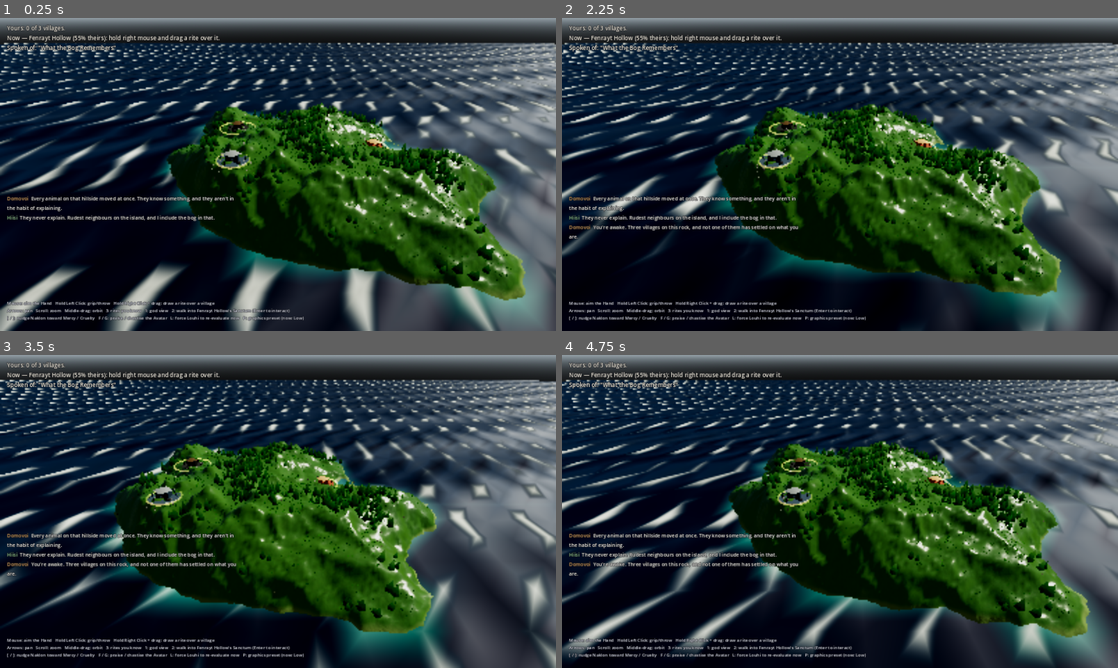
Above: before the commit, frames 1-4 (two rows, left to right).
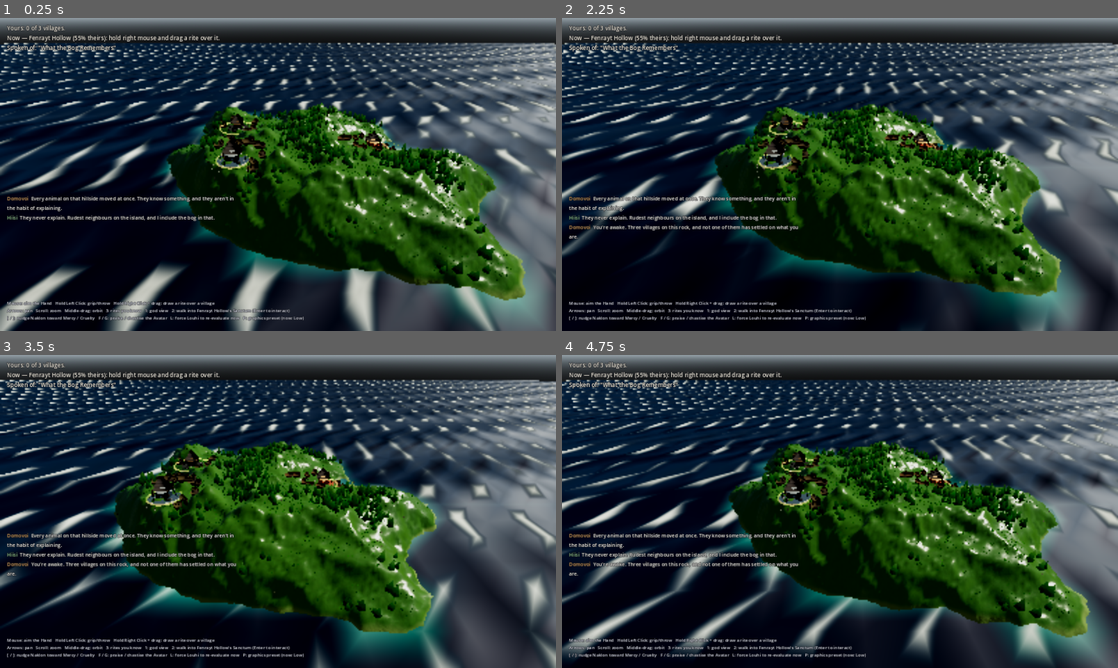
Above: after the commit, the same moments.

Repository: VolkMicro/BW
Game: Godot game, scene res://world/god_view.tscn
The game is run twice, just before and just after one commit, with the same random seed, the same clock (stepped at 60 frames per second) and the same inputs.
Inputs (mouse positions are in pixels of both pictures, inside the frame that each line leads up to):
- Up to frame 1 (0.25 s): no input
- Up to frame 2 (2.25 s): tap Enter (ui_accept) at 0.5 s; drag from (684, 246) to (895, 105) at 0.52 s; drag from (728, 190) to (812, 237) at 1.27 s; move the mouse to (895, 105) at 2.02 s; hold Right (ui_right) from 2.03 s (still down); right-click (895, 105) at 2.1 s
- Up to frame 3 (3.5 s): release Right (ui_right) at 2.75 s; drag from (250, 574) to (111, 464) at 2.77 s
- Up to frame 4 (4.75 s): move the mouse to (1006, 558) at 3.52 s; hold Left (ui_left) 3.53-4.25 s; tap K at 3.6 s; tap Enter (ui_accept) at 3.77, 4.07 s; drag from (673, 464) to (756, 433) at 4.27 s

The runs differ from the first frame. In frame 1, 0.9% of the frame differs, in the area x 38-72%, y 30-50%; in frame 2, 0.9%; in frame 3, 0.9%, in the area x 27-63%, y 30-50%; in frame 4, 0.9%.

Commit message:
Houses, and a temple that looks like one
Two things a player said after looking at the island: "I don't understand what
these Sanctums are" and "I didn't see any houses". Both fair, and both
legibility rather than content — the systems underneath (village hp, faith,
offering, prayer) were already real, they just could not be read.

world/village/village_architecture.gd builds two things procedurally, in a
northern timber register: steep pitched roofs, tiered gables, heavy corner
posts, carved beam-ends. That silhouette is the point — a god looking down has
to tell a temple from a dwelling in one glance, without a label.

It is architecture, not iconography. The audit forbids real sacred symbols and
none are used: no cross, no runic inventory, nothing from a living practice.
Steep roofs and posts are structural answers to snow and timber, used by many
northern traditions and owned by none. The ridge prows are deliberately
abstract — a tapered curled beam-end, not a recognisable creature.

The temple is a SUPERSTRUCTURE over the existing Sanctum, not a replacement.
sanctum.tscn already carries the walkable hollow shell, its collision, the
doorway, the altar and its offering trigger, and the scorch/glow materials
sanctum.gd drives from village hp and faith. Rebuilding all that to change a
silhouette would be daft. The tiers, posts and prows sit over the box; the box
stays walkable, collidable and tintable, and because the roof is parented to
Exterior it inherits the collapse tween when a village dies — the temple falls
with the building, for free.

Houses are one MultiMeshInstance3D for every dwelling on the island. Variety
comes from per-instance yaw, scale and culture tint rather than from separate
meshes, which is what keeps it to a single draw call. Sites are tested the same
way village sites are, at building scale: above the surf and level enough
underfoot. The culture tint is lifted 72% toward white before use — the
authored primaries are near-black (Fenrayt's is 0.106, 0.114, 0.098) and
multiplied into already-dark timber they turned every house into a smudge.

Co-Authored-By: Claude Opus 5 <noreply@anthropic.com>

Diff:
--- a/world/god_view.gd
+++ b/world/god_view.gd
@@ -354,6 +354,12 @@
 	var crowd := get_node_or_null(^"VillagerCrowd") as VillagerCrowd
 	if crowd:
 		crowd.populate()
+	# Same ordering reason: houses need the villages' final positions, and the
+	# temple superstructure needs every Sanctum to have finished its own
+	# _ready() (it has, children run first).
+	var buildings := get_node_or_null(^"VillageBuildings") as VillageBuildings
+	if buildings:
+		buildings.build()
 
 
 ## Minimum height a village will settle at — above the surf, not on a beach
--- a/world/god_view.tscn
+++ b/world/god_view.tscn
@@ -23,6 +23,7 @@
 [ext_resource type="Script" path="res://world/terrain/scatter/terrain_scatter.gd" id="21"]
 [ext_resource type="Script" path="res://world/terrain/waterways/river_network.gd" id="22"]
 [ext_resource type="Script" path="res://actors/villagers/villager_crowd.gd" id="23"]
+[ext_resource type="Script" path="res://world/village/village_buildings.gd" id="24"]
 
 [node name="GodView" type="Node3D"]
 script = ExtResource("2")
@@ -55,6 +56,10 @@
 script = ExtResource("21")
 terrain_path = NodePath("../Island")
 village_anchor_paths = [NodePath("../Villages/FenraytVillage"), NodePath("../Villages/SankilnVillage"), NodePath("../Villages/RaimbornVillage")]
+
+[node name="VillageBuildings" type="Node3D" parent="."]
+script = ExtResource("24")
+terrain_path = NodePath("../Island")
 
 [node name="VillagerCrowd" type="Node3D" parent="."]
 script = ExtResource("23")
--- /dev/null
+++ b/world/village/village_architecture.gd
@@ -0,0 +1,199 @@
+extends RefCounted
+class_name VillageArchitecture
+## Procedural buildings: the god's temple, and the houses people live in.
+##
+## ---------------------------------------------------------------------------
+## THE REGISTER, AND WHY THIS ONE
+## ---------------------------------------------------------------------------
+## Northern timber building: steep pitched roofs (snow slides off), tiered
+## gables, heavy corner posts, shingled slopes, carved prows at the ridge ends.
+## That silhouette is unmistakable at a distance, which is the whole job here —
+## a god looking down must be able to tell a temple from a dwelling in one
+## glance, without a label.
+##
+## This is ARCHITECTURE, not iconography. `docs/audit/respect_audit.md` forbids
+## using any real sacred symbol, and nothing here is one: no cross, no runic
+## inventory, no motif borrowed from a living practice. Steep roofs, posts and
+## carved beam-ends are structural answers to snow and timber, used by many
+## northern building traditions and owned by none of them. The prows are
+## deliberately abstract — a tapered, curled beam-end, not a recognisable
+## creature from anyone's mythology.
+##
+## ---------------------------------------------------------------------------
+## WHY THE TEMPLE IS BUILT AROUND THE EXISTING SANCTUM RATHER THAN REPLACING IT
+## ---------------------------------------------------------------------------
+## `world/sanctum/sanctum.tscn` already carries real gameplay: a hollow CSG
+## shell you can walk inside, its collision, the doorway, the altar and its
+## offering trigger, and the scorch/glow materials that `sanctum.gd` drives
+## from the village's hp and faith. Replacing that geometry would mean
+## reimplementing all of it.
+##
+## So the temple is a SUPERSTRUCTURE: a tall tiered roof, corner posts and
+## ridge carvings that sit over and around the existing box. The box becomes
+## the hall's lower wall, mostly hidden, still walkable, still collidable,
+## still tinted by its own script. The silhouette changes completely; nothing
+## that worked stops working.
+
+# Shared palette. Culture colour is multiplied in per instance by the caller,
+# so these are relative values — a dark stained timber, a lighter beam, a
+# weathered shingle — not final colours.
+const TIMBER_DARK := Color(0.20, 0.155, 0.115, 0.0)
+const TIMBER_LIGHT := Color(0.33, 0.26, 0.185, 0.0)
+const SHINGLE := Color(0.235, 0.215, 0.20, 0.0)
+const SHINGLE_LIT := Color(0.35, 0.325, 0.30, 0.0)
+const THATCH := Color(0.42, 0.35, 0.20, 0.0)
+
+# ---------------------------------------------------------------------------
+# Public builders
+# ---------------------------------------------------------------------------
+
+## The god's temple. Tall, tiered, meant to be read from the air.
+##
+## `width` is the footprint side. The existing Sanctum shell is 7 m, so the
+## default deliberately clears it.
+static func build_temple(width: float = 9.0) -> ArrayMesh:
+	var st := SurfaceTool.new()
+	st.begin(Mesh.PRIMITIVE_TRIANGLES)
+
+	var half := width * 0.5
+	# Three roof tiers of decreasing footprint. Tiering is what separates a
+	# temple from a big house: a house has one roof, a temple has a stack of
+	# them, and the stack reads as height from any angle.
+	var tiers := [
+		{"half": half, "base": 3.4, "rise": 2.6, "eave": 1.15},
+		{"half": half * 0.72, "base": 5.6, "rise": 2.3, "eave": 1.10},
+		{"half": half * 0.46, "base": 7.4, "rise": 2.6, "eave": 1.05},
+	]
+	for t in tiers:
+		_gabled_roof(st, t.half * t.eave, t.base, t.rise, SHINGLE, SHINGLE_LIT)
+
+	# Corner posts, running from the ground up past the first eave. These are
+	# what make it read as built rather than moulded.
+	var post_r := width * 0.045
+	for sx in [-1.0, 1.0]:
+		for sz in [-1.0, 1.0]:
+			_post(st, Vector3(sx * half * 0.92, 0.0, sz * half * 0.92), post_r, 4.2, TIMBER_DARK, TIMBER_LIGHT)
+
+	# Ridge prows: a tapered beam-end curling up at each end of the top ridge.
+	# Abstract on purpose — see the register note at the top of this file.
+	var top: Dictionary = tiers[2]
+	var ridge_y: float = top.base + top.rise
+	_prow(st, Vector3(0.0, ridge_y, top.half * top.eave), 1.0, TIMBER_LIGHT)
+	_prow(st, Vector3(0.0, ridge_y, -top.half * top.eave), -1.0, TIMBER_LIGHT)
+
+	st.generate_normals()
+	return st.commit()
+
+## A dwelling. One roof, low walls, a stubby chimney — small enough that ten of
+## them around a Sanctum read as a village rather than as a second temple.
+static func build_house(rng: RandomNumberGenerator) -> ArrayMesh:
+	var st := SurfaceTool.new()
+	st.begin(Mesh.PRIMITIVE_TRIANGLES)
+
+	var w: float = rng.randf_range(3.0, 4.2)
+	var l: float = w * rng.randf_range(1.3, 1.9)   # longhouses, not cubes
+	var wall_h: float = rng.randf_range(1.5, 2.0)
+	var rise: float = rng.randf_range(1.7, 2.4)
+
+	_box(st, Vector3(-w * 0.5, 0.0, -l * 0.5), Vector3(w * 0.5, wall_h, l * 0.5),
+		TIMBER_DARK, TIMBER_LIGHT)
+	_gabled_roof_rect(st, w * 0.5 * 1.18, l * 0.5 * 1.10, wall_h, rise, THATCH,
+		THATCH.lightened(0.14))
+
+	# Chimney, offset off the ridge so the row of houses does not look stamped.
+	var cx: float = rng.randf_range(-w * 0.22, w * 0.22)
+	var cz: float = rng.randf_range(-l * 0.25, l * 0.25)
+	_box(st, Vector3(cx - 0.16, wall_h, cz - 0.16), Vector3(cx + 0.16, wall_h + rise + 0.5, cz + 0.16),
+		Color(0.24, 0.22, 0.21, 0.0), Color(0.30, 0.28, 0.27, 0.0))
+
+	st.generate_normals()
+	return st.commit()
+
+# ---------------------------------------------------------------------------
+# Primitives
+# ---------------------------------------------------------------------------
+
+## A square gabled roof: two sloping faces meeting at a ridge, plus the two
+## triangular gable ends that close it.
+static func _gabled_roof(st: SurfaceTool, half: float, base_y: float,
+		rise: float, low: Color, high: Color) -> void:
+	_gabled_roof_rect(st, half, half, base_y, rise, low, high)
+
+## Rectangular version — `hx` across, `hz` along the ridge.
+static func _gabled_roof_rect(st: SurfaceTool, hx: float, hz: float, base_y: float,
+		rise: float, low: Color, high: Color) -> void:
+	var ridge_y := base_y + rise
+	var a := Vector3(-hx, base_y, -hz)
+	var b := Vector3(hx, base_y, -hz)
+	var c := Vector3(hx, base_y, hz)
+	var d := Vector3(-hx, base_y, hz)
+	var r0 := Vector3(0.0, ridge_y, -hz)
+	var r1 := Vector3(0.0, ridge_y, hz)
+
+	# Two slopes.
+	_quad(st, a, d, r1, r0, low, low, high, high)
+	_quad(st, c, b, r0, r1, low, low, high, high)
+	# Two gable ends.
+	_tri(st, a, r0, b, low, high, low)
+	_tri(st, c, r1, d, low, high, low)
+	# Underside, so the roof is solid from below when the camera drops.
+	_quad(st, a, b, c, d, low, low, low, low)
+
+static func _post(st: SurfaceTool, at: Vector3, r: float, h: float,
+		low: Color, high: Color) -> void:
+	var seg := 5
+	for i in seg:
+		var a0: float = TAU * float(i) / float(seg)
+		var a1: float = TAU * float(i + 1) / float(seg)
+		var p0 := at + Vector3(cos(a0) * r, 0.0, sin(a0) * r)
+		var p1 := at + Vector3(cos(a1) * r, 0.0, sin(a1) * r)
+		var q0 := p0 + Vector3.UP * h
+		var q1 := p1 + Vector3.UP * h
+		_quad(st, p0, p1, q1, q0, low, low, high, high)
+
+## A tapered beam-end curling upward and outward from the ridge.
+static func _prow(st: SurfaceTool, at: Vector3, dir: float, tint: Color) -> void:
+	var steps := 4
+	var prev_a := at + Vector3(-0.14, 0.0, 0.0)
+	var prev_b := at + Vector3(0.14, 0.0, 0.0)
+	for i in range(1, steps + 1):
+		var t := float(i) / float(steps)
+		# Out along the ridge and up, curling: the rise accelerates while the
+		# beam narrows, which is what gives it the hooked look.
+		var p := at + Vector3(0.0, t * t * 1.5, dir * t * 1.5)
+		var wdt: float = lerpf(0.14, 0.035, t)
+		var a := p + Vector3(-wdt, 0.0, 0.0)
+		var b := p + Vector3(wdt, 0.0, 0.0)
+		var shade := tint.lightened(t * 0.18)
+		_quad(st, prev_a, prev_b, b, a, tint, tint, shade, shade)
+		prev_a = a
+		prev_b = b
+
+static func _box(st: SurfaceTool, lo: Vector3, hi: Vector3, low: Color, high: Color) -> void:
+	var p := [
+		Vector3(lo.x, lo.y, lo.z), Vector3(hi.x, lo.y, lo.z),
+		Vector3(hi.x, lo.y, hi.z), Vector3(lo.x, lo.y, hi.z),
+		Vector3(lo.x, hi.y, lo.z), Vector3(hi.x, hi.y, lo.z),
+		Vector3(hi.x, hi.y, hi.z), Vector3(lo.x, hi.y, hi.z),
+	]
+	_quad(st, p[0], p[1], p[5], p[4], low, low, high, high) # -Z
+	_quad(st, p[2], p[3], p[7], p[6], low, low, high, high) # +Z
+	_quad(st, p[1], p[2], p[6], p[5], low, low, high, high) # +X
+	_quad(st, p[3], p[0], p[4], p[7], low, low, high, high) # -X
+	_quad(st, p[4], p[5], p[6], p[7], high, high, high, high) # top
+
+## Counter-clockwise when seen from the front. The winding matters: this
+## project spent days on an inverted-winding bug that made an entire island
+## invisible (see world/terrain/island_generator.gd). Meshes here are built to
+## be viewed with `cull_back`, and `generate_normals()` derives normals from
+## this order, so getting it wrong shows up immediately as a black face.
+static func _quad(st: SurfaceTool, a: Vector3, b: Vector3, c: Vector3, d: Vector3,
+		ca: Color, cb: Color, cc: Color, cd: Color) -> void:
+	_tri(st, a, b, c, ca, cb, cc)
+	_tri(st, a, c, d, ca, cc, cd)
+
+static func _tri(st: SurfaceTool, a: Vector3, b: Vector3, c: Vector3,
+		ca: Color, cb: Color, cc: Color) -> void:
+	st.set_color(ca); st.add_vertex(a)
+	st.set_color(cb); st.add_vertex(b)
+	st.set_color(cc); st.add_vertex(c)
--- /dev/null
+++ b/world/village/village_buildings.gd
@@ -0,0 +1,225 @@
+extends Node3D
+class_name VillageBuildings
+## Puts dwellings around every village, and raises the temple superstructure
+## over every Sanctum.
+##
+## ---------------------------------------------------------------------------
+## WHY THIS EXISTS
+## ---------------------------------------------------------------------------
+## Two things were wrong when a player first looked at the island:
+##
+##   1. **There were no houses.** A village was a Sanctum, a calling stone and
+##      some people standing in a field. Nothing said "people live here", so
+##      the villages did not read as settlements at all.
+##   2. **The Sanctum did not read as a temple.** It is a 7 m box with a low
+##      pyramid cap, and from god view that is a shed. A player could not tell
+##      what it was or that it was theirs.
+##
+## Both are legibility problems, not content problems: the systems underneath
+## (village hp, faith, offering, prayer) were already real. This node fixes
+## what the player can see.
+##
+## ---------------------------------------------------------------------------
+## COST
+## ---------------------------------------------------------------------------
+## Houses are one `MultiMeshInstance3D` for the whole island — one draw call
+## for every dwelling in every village, however many villages there are. Built
+## once at startup and never touched again; nothing here has a `_process`.
+##
+## The temple is per-Sanctum geometry (a handful of them), added as a child of
+## the Sanctum's existing `Exterior` node so it inherits the collapse tween
+## `sanctum.gd` plays when a village is destroyed — the temple falls with the
+## building it belongs to, for free.
+
+const VillageArch := preload("res://world/village/village_architecture.gd")
+
+@export var terrain_path: NodePath
+@export var auto_build_on_ready: bool = false
+
+@export_group("Dwellings")
+@export var houses_per_village: int = 10
+## Ring the houses occupy around the village centre. The inner radius clears
+## the Sanctum's own worship yard (a 9 m platform) so nobody builds on it.
+@export var house_ring_inner: float = 13.0
+@export var house_ring_outer: float = 30.0
+## Minimum gap between two houses, so a village looks settled rather than
+## stacked.
+@export var house_min_gap: float = 5.5
+## Houses will not be placed below this height or on ground steeper than this.
+@export var house_min_height: float = 2.0
+@export var house_max_slope_drop: float = 2.6
+@export var house_visibility_range_end: float = 700.0
+
+var _terrain: Node = null
+var _rng := RandomNumberGenerator.new()
+var _houses: MultiMeshInstance3D = null
+
+func _ready() -> void:
+	if auto_build_on_ready:
+		build()
+
+## Called by the scene owner once villages are registered — see the _ready()
+## ordering note in world/god_view.gd (children run before parents, so
+## GameState is empty at this node's own _ready()).
+func build() -> void:
+	_terrain = _resolve_terrain()
+	if _terrain == null:
+		push_warning("VillageBuildings: no terrain with sample_height(); nothing built.")
+		return
+	_rng.seed = hash("village_buildings") ^ 0xB01D
+	_build_houses()
+	_raise_temples()
+
+# ---------------------------------------------------------------------------
+# Dwellings
+# ---------------------------------------------------------------------------
+
+func _build_houses() -> void:
+	# Every house shares one mesh, so per-house variety comes from the
+	# transform (yaw, slight scale) and the instance colour rather than from
+	# separate meshes — that is what keeps this to a single draw call.
+	var mesh := VillageArch.build_house(_rng)
+	var placed: Array[Vector3] = []
+
+	for v in GameState.villages.values():
+		var centre: Vector2 = v.position_on_island
+		var culture: Culture = GameState.cultures.get(v.culture_id)
+		var tint := Color(1, 1, 1)
+		if culture:
+			# Lift the culture colour well toward white: it is multiplied into
+			# already-dark timber vertex colours, and the authored primaries
+			# are near-black (Fenrayt's is 0.106, 0.114, 0.098). Used raw, every
+			# house came out a black smudge.
+			tint = culture.color_primary.lerp(Color(1, 1, 1), 0.72)
+
+		var made := 0
+		var attempts := 0
+		while made < houses_per_village and attempts < houses_per_village * 25:
+			attempts += 1
+			var a := _rng.randf() * TAU
+			var r := _rng.randf_range(house_ring_inner, house_ring_outer)
+			var xz := centre + Vector2(cos(a), sin(a)) * r
+			if not _buildable(xz):
+				continue
+			var pos := Vector3(xz.x, _height(xz), xz.y)
+			var clear := true
+			for p in placed:
+				if p.distance_to(pos) < house_min_gap:
+					clear = false
+					break
+			if not clear:
+				continue
+			placed.append(pos)
+			made += 1
+			_house_transforms.append(Transform3D(
+				Basis(Vector3.UP, _rng.randf() * TAU).scaled(Vector3.ONE * _rng.randf_range(0.92, 1.12)),
+				pos))
+			_house_colors.append(tint)
+
+	if _house_transforms.is_empty():
+		return
+	var mm := MultiMesh.new()
+	mm.transform_format = MultiMesh.TRANSFORM_3D
+	mm.use_colors = true
+	mm.mesh = mesh
+	mm.instance_count = _house_transforms.size()
+	for i in _house_transforms.size():
+		mm.set_instance_transform(i, _house_transforms[i])
+		mm.set_instance_color(i, _house_colors[i])
+	_houses = MultiMeshInstance3D.new()
+	_houses.name = "Dwellings"
+	_houses.multimesh = mm
+	_houses.visibility_range_end = house_visibility_range_end
+	_houses.material_override = _building_material()
+	add_child(_houses)
+
+var _house_transforms: Array[Transform3D] = []
+var _house_colors: Array[Color] = []
+
+## A house needs ground above the surf and roughly level under its footprint —
+## the same test the villages themselves use to pick a site, at building scale.
+func _buildable(xz: Vector2) -> bool:
+	var h := _height(xz)
+	if h < house_min_height:
+		return false
+	var lo := h
+	var hi := h
+	for i in 4:
+		var a := TAU * float(i) / 4.0
+		var s := _height(xz + Vector2(cos(a), sin(a)) * 3.0)
+		lo = minf(lo, s)
+		hi = maxf(hi, s)
+	return (hi - lo) <= house_max_slope_drop
+
+# ---------------------------------------------------------------------------
+# Temples
+# ---------------------------------------------------------------------------
+
+## Adds the tiered roof, posts and ridge prows over each Sanctum's existing
+## shell. The CSG box underneath is left completely alone — it is still the
+## walkable interior, still collides, still gets scorched by sanctum.gd. Only
+## the silhouette changes.
+func _raise_temples() -> void:
+	for sanctum in get_tree().get_nodes_in_group(&"sanctum"):
+		_raise_one(sanctum)
+	# The Sanctum scene does not put itself in a group, so also sweep the tree
+	# for anything that looks like one. Duck-typed on the public API rather
+	# than typed against the class, matching how the rest of this project
+	# crosses package lines.
+	for n in _find_sanctums(get_tree().current_scene):
+		_raise_one(n)
+
+func _raise_one(sanctum: Node) -> void:
+	if sanctum == null or not is_instance_valid(sanctum):
+		return
+	var exterior := sanctum.get_node_or_null(^"Exterior")
+	if exterior == null or exterior.has_node(^"TempleRoof"):
+		return   # already raised
+	var mi := MeshInstance3D.new()
+	mi.name = "TempleRoof"
+	mi.mesh = VillageArch.build_temple(9.0)
+	mi.material_override = _building_material()
+	# Sits on the Sanctum's own floor level; the tiers rise from there and
+	# swallow the CSG cap.
+	mi.position = Vector3(0.0, 0.2, 0.0)
+	exterior.add_child(mi)
+
+func _find_sanctums(node: Node, out: Array[Node] = []) -> Array[Node]:
+	if node.has_method("hp_fraction") and node.has_node(^"Exterior"):
+		out.append(node)
+	for c in node.get_children():
+		_find_sanctums(c, out)
+	return out
+
+# ---------------------------------------------------------------------------
+
+## Vertex colours carry the timber/shingle shading, and the MultiMesh instance
+## colour carries the culture tint, so one material serves every building.
+func _building_material() -> StandardMaterial3D:
+	var m := StandardMaterial3D.new()
+	m.vertex_color_use_as_albedo = true
+	m.roughness = 0.92
+	m.metallic = 0.0
+	return m
+
+func _height(xz: Vector2) -> float:
+	return float(_terrain.call("sample_height", xz))
+
+func _resolve_terrain() -> Node:
+	if not terrain_path.is_empty():
+		var explicit := get_node_or_null(terrain_path)
+		if explicit != null and explicit.has_method("sample_height"):
+			return explicit
+	var tree := get_tree()
+	if tree == null or tree.current_scene == null:
+		return null
+	return _search(tree.current_scene)
+
+func _search(n: Node) -> Node:
+	if n != self and n.has_method("sample_height"):
+		return n
+	for c in n.get_children():
+		var f := _search(c)
+		if f != null:
+			return f
+	return null
Not shown: 1 places in world/god_view.tscn that only renumber resources
Not shown, changed: docs/ROADMAP.md
